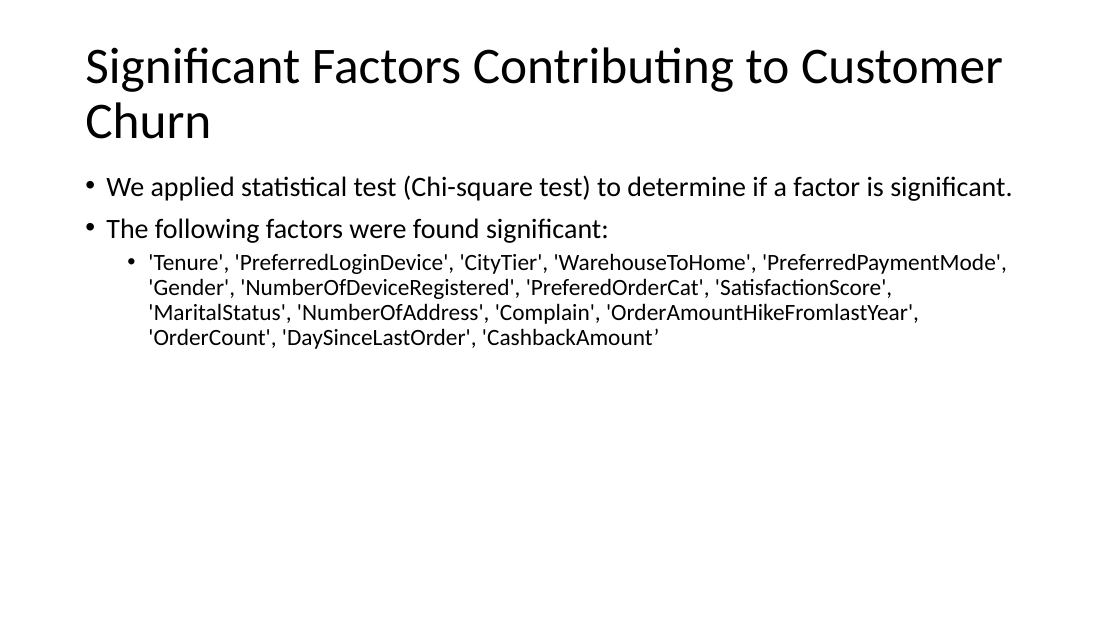
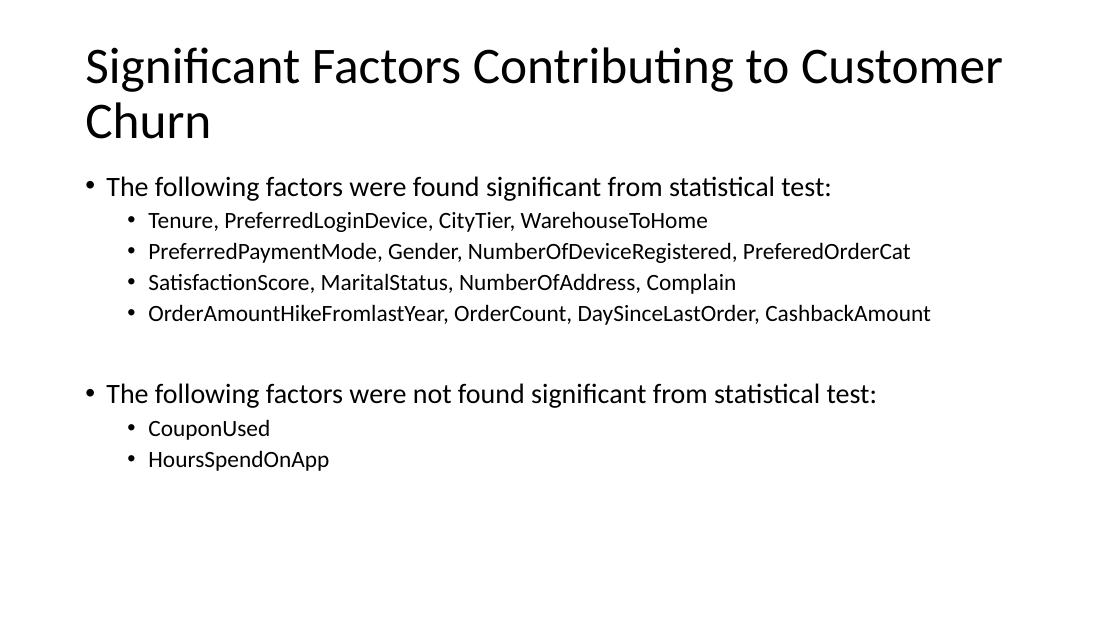
Before and after one commit to jalalmahmud/churn-analysis, a slide deck: slide 29 of Presentation-Churn-JalalMahmud.pptx (slide 26 before the commit). Drawn at 1120x630 pixels with LibreOffice and Linux fonts; fonts in the diff are those of the drawing. Boxes give left, top, right and bottom in pixels: in the first picture for what was removed or moved away, otherwise in the second. Text is boxed around its words. In the diff, an @@ line names an element or a change of style, - is before the commit and + after.

```diff
--- a/Presentation-Churn-JalalMahmud.pptx
+++ b/Presentation-Churn-JalalMahmud.pptx
@@ text at [106,176,931,471]: text changed @@
-• We applied statistical test (Chi-square test) to determine if a factor is significant.
-• The following factors were found significant:
-  • 'Tenure', 'PreferredLoginDevice', 'CityTier', 'WarehouseToHome', 'PreferredPaymentMode', 'Gender', 'NumberOfDeviceRegistered', 'PreferedOrderCat', 'SatisfactionScore', 'MaritalStatus', 'NumberOfAddress', 'Complain', 'OrderAmountHikeFromlastYear', 'OrderCount', 'DaySinceLastOrder', 'CashbackAmount’
+• The following factors were found significant from statistical test:
+  • Tenure, PreferredLoginDevice, CityTier, WarehouseToHome
+  • PreferredPaymentMode, Gender, NumberOfDeviceRegistered, PreferedOrderCat
+  • SatisfactionScore, MaritalStatus, NumberOfAddress, Complain
+  • OrderAmountHikeFromlastYear, OrderCount, DaySinceLastOrder, CashbackAmount
+• The following factors were not found significant from statistical test:
+  • CouponUsed
+  • HoursSpendOnApp
```
Also in this commit, not shown: 24 other slides changed, 3 slides added, 1 slide removed.
